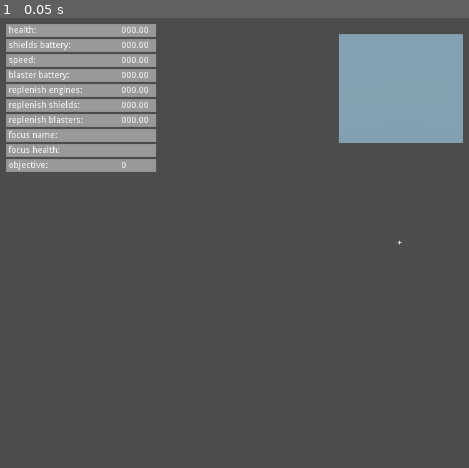
Above: before the commit, frame 1.
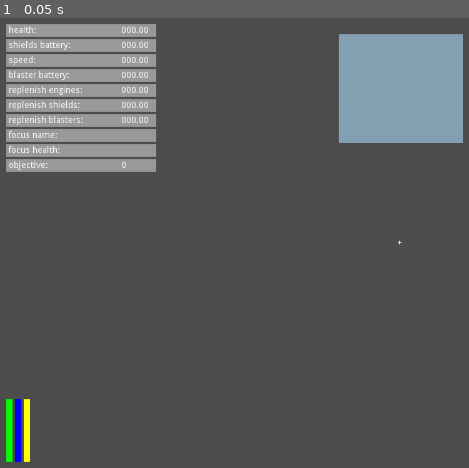
Above: after the commit, the same moment.

Repository: LangII/ProjectDrift
Game: Godot game, scene res://Scenes/Functional/Hud.tscn
Same seed, same stepped clock (60 frames per second), same inputs: the game is played once before the commit and once after it. The project has no main scene, so this scene is started directly.
Inputs:
- Up to frame 1 (0.05 s): no input

The runs differ from the first frame. In frame 1, 0.6% of the frame differs, in the area x 1-7%, y 84-99%.
Error in both runs: Invalid set index 'text' (on base: 'null instance') with value of type 'String'. (res://Scripts/Hud.gd:96)

Commit message:
functional focus viewport and functional energy replenishment meters

Diff:
--- a/Scenes/Functional/Hud.tscn
+++ b/Scenes/Functional/Hud.tscn
@@ -1,6 +1,10 @@
-[gd_scene load_steps=8 format=2]
+[gd_scene load_steps=12 format=2]
 
 [ext_resource path="res://Scripts/Hud.gd" type="Script" id=1]
+[ext_resource path="res://Textures/yellow_repl_bar.png" type="Texture" id=2]
+[ext_resource path="res://Textures/grey_repl_bar.png" type="Texture" id=3]
+[ext_resource path="res://Textures/blue_repl_bar.png" type="Texture" id=4]
+[ext_resource path="res://Textures/green_repl_bar.png" type="Texture" id=5]
 
 [sub_resource type="StyleBoxFlat" id=1]
 
@@ -339,7 +343,7 @@
 align = 2
 valign = 1
 
-[node name="ViewportContainer" type="ViewportContainer" parent="."]
+[node name="FocusViewport" type="ViewportContainer" parent="."]
 margin_left = 541.584
 margin_top = 26.0
 margin_right = 589.584
@@ -352,31 +356,80 @@
 "_edit_use_anchors_": false
 }
 
-[node name="Viewport" type="Viewport" parent="ViewportContainer"]
+[node name="Viewport" type="Viewport" parent="FocusViewport"]
 size = Vector2( 200, 200 )
 handle_input_locally = false
 render_target_update_mode = 3
 
-[node name="FocusCamera" type="Camera" parent="ViewportContainer/Viewport"]
+[node name="FocusCamera" type="Camera" parent="FocusViewport/Viewport"]
 transform = Transform( 1, 0, 0, 0, 1, 0, 0, 0, 1, 0, 2.27147, 0 )
 cull_mask = 2
 
-[node name="MeshInstance" type="MeshInstance" parent="ViewportContainer/Viewport/FocusCamera"]
+[node name="MeshInstance" type="MeshInstance" parent="FocusViewport/Viewport/FocusCamera"]
 transform = Transform( 0.89932, 0.160031, -0.406957, -0.372631, 0.767471, -0.521665, 0.228846, 0.620788, 0.749834, 0, 0, -10.5256 )
 visible = false
 layers = 3
 mesh = SubResource( 2 )
 material/0 = null
 
-[node name="Background" type="MeshInstance" parent="ViewportContainer/Viewport/FocusCamera"]
+[node name="Background" type="MeshInstance" parent="FocusViewport/Viewport/FocusCamera"]
 transform = Transform( 10, 0, 0, 0, -4.37114e-08, -10, 0, 1, -4.37114e-07, 0, 0, -12.9087 )
 layers = 2
 cast_shadow = 0
 mesh = SubResource( 6 )
 material/0 = null
 
-[node name="MeshInstance2" type="MeshInstance" parent="ViewportContainer/Viewport/FocusCamera"]
+[node name="MeshInstance2" type="MeshInstance" parent="FocusViewport/Viewport/FocusCamera"]
 transform = Transform( 0.1, 0, 0, 0, 0.1, 0, 0, 0, 5, 0, 0, -5.4522 )
 visible = false
 mesh = SubResource( 8 )
 material/0 = null
+
+[node name="Replenishments" type="MarginContainer" parent="."]
+anchor_top = 1.0
+anchor_bottom = 1.0
+margin_left = 10.0
+margin_bottom = -10.0
+grow_vertical = 0
+__meta__ = {
+"_edit_use_anchors_": false
+}
+
+[node name="HBoxContainer" type="HBoxContainer" parent="Replenishments"]
+margin_right = 38.0
+margin_bottom = 100.0
+__meta__ = {
+"_edit_use_anchors_": false
+}
+
+[node name="EnginesRepl" type="TextureProgress" parent="Replenishments/HBoxContainer"]
+margin_right = 10.0
+margin_bottom = 100.0
+max_value = 1.0
+step = 0.01
+value = 1.0
+texture_under = ExtResource( 3 )
+texture_progress = ExtResource( 5 )
+fill_mode = 3
+
+[node name="ShieldsRepl" type="TextureProgress" parent="Replenishments/HBoxContainer"]
+margin_left = 14.0
+margin_right = 24.0
+margin_bottom = 100.0
+max_value = 1.0
+step = 0.01
+value = 1.0
+texture_under = ExtResource( 3 )
+texture_progress = ExtResource( 4 )
+fill_mode = 3
+
+[node name="BlastersRepl" type="TextureProgress" parent="Replenishments/HBoxContainer"]
+margin_left = 28.0
+margin_right = 38.0
+margin_bottom = 100.0
+max_value = 1.0
+step = 0.01
+value = 1.0
+texture_under = ExtResource( 3 )
+texture_progress = ExtResource( 2 )
+fill_mode = 3
--- a/Scripts/Controls.gd
+++ b/Scripts/Controls.gd
@@ -25,7 +25,7 @@
     # 'arena': 'TestArena01',
     'arena': 'Bunny',
     'targets': 'TestTarget01',
-    'number_of_targets': 4, # (currently) 64 or less
+    'number_of_targets': 0, # (currently) 64 or less
     'vehicle': {
         'body': 'TestBody01',
         'generator': 'GeneratorYellow',
--- a/Scripts/Hud.gd
+++ b/Scripts/Hud.gd
@@ -138,6 +138,11 @@
     replenish_shields_value.text =  "%7.2f" % replenish_shields_input
     replenish_blasters_value.text = "%7.2f" % replenish_blasters_input
 
+    $Replenishments/HBoxContainer/EnginesRepl.value = replenish_engines_input
+    $Replenishments/HBoxContainer/ShieldsRepl.value = replenish_shields_input
+    $Replenishments/HBoxContainer/BlastersRepl.value = replenish_blasters_input
+#    print(replenish_engines_input)
+
 func updateFocusNameValue(_value):
 
     focus_name_input = _value
Binary file added: Textures/blue_repl_bar.png
Not shown, added: Textures/blue_repl_bar.png.import
Binary file added: Textures/green_repl_bar.png
Not shown, added: Textures/green_repl_bar.png.import
Binary file added: Textures/grey_repl_bar.png
Not shown, added: Textures/grey_repl_bar.png.import
Binary file added: Textures/yellow_repl_bar.png
Not shown, added: Textures/yellow_repl_bar.png.import
